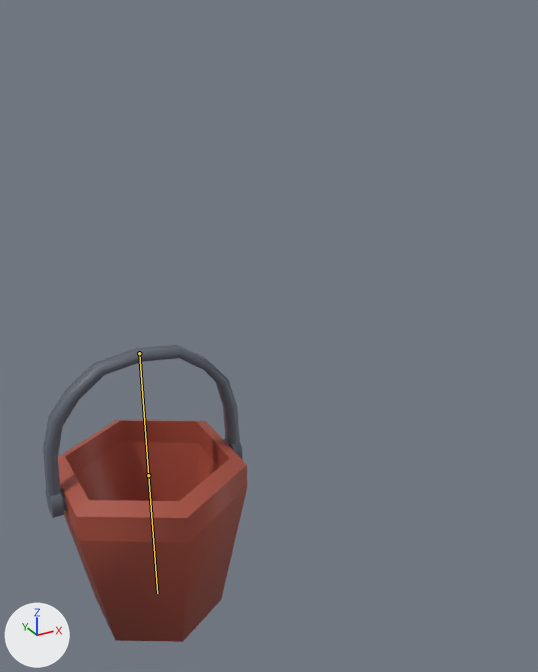
A saved change to the FBX model 25_2_fishbattle/Assets/Art/Mainchar/Bucket.fbx.
Both versions are drawn from a 50 mm camera at (-4.22, -12.98, 4.3) aimed at (2.67, -0.47, -1.96). Lighting does not change. The marker at lower left points along +X, +Y and +Z. The first picture is the older version. The bones that change, and the others that lie on the model, are drawn over the model as lines.

The first picture shows 'Mesh_Bucket'.
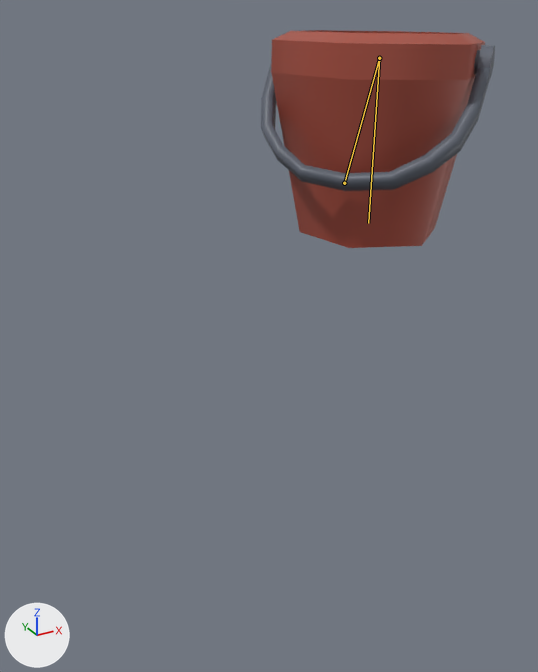
The newer file adds an action. The first version stands in its rest pose; the second is drawn at frame 1 of the action 'Bucket|BucketAction.005'.

The edits, one by one:
Object 'Bucket' (bone_rig_object) moves from (0.0, 0.0, 6.2) to (0.0, 0.0, 6.9).
Bone 'Handle' (bone_handle) moves from (0.0, 0.0, 0.0) to (3.43, -2.7, -1.91).
Bone 'Handle' (bone_handle) turns from (0, 0, 0) to (135, 50, 1) degrees about its own x, y and z.
Bone 'Body' (bone_body) turns from (0, 0, 0) to (-135, 0, 0) degrees about its own x, y and z.

Changed parts and their boxes (x1, y1, x2, y2) in the pictures (538 x 672 px):
'Mesh_Bucket', posed (15% wider, 27% shorter)
    before: (43, 345, 247, 642)
    after: (261, 30, 495, 248)
bone 'Handle', root to tip
    before: (139, 353) to (148, 475)
    after: (344, 183) to (379, 58)
bone 'Body', root to tip
    before: (148, 475) to (157, 593)
    after: (379, 58) to (368, 223)
